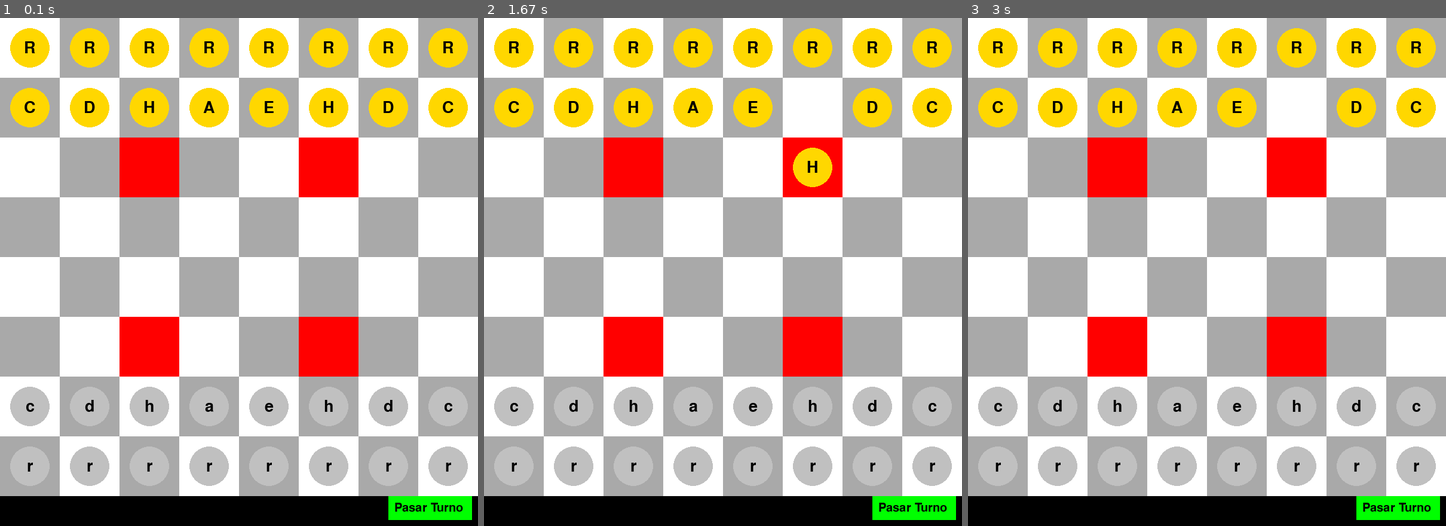
Above: before the commit, frames 1-3 (left to right).
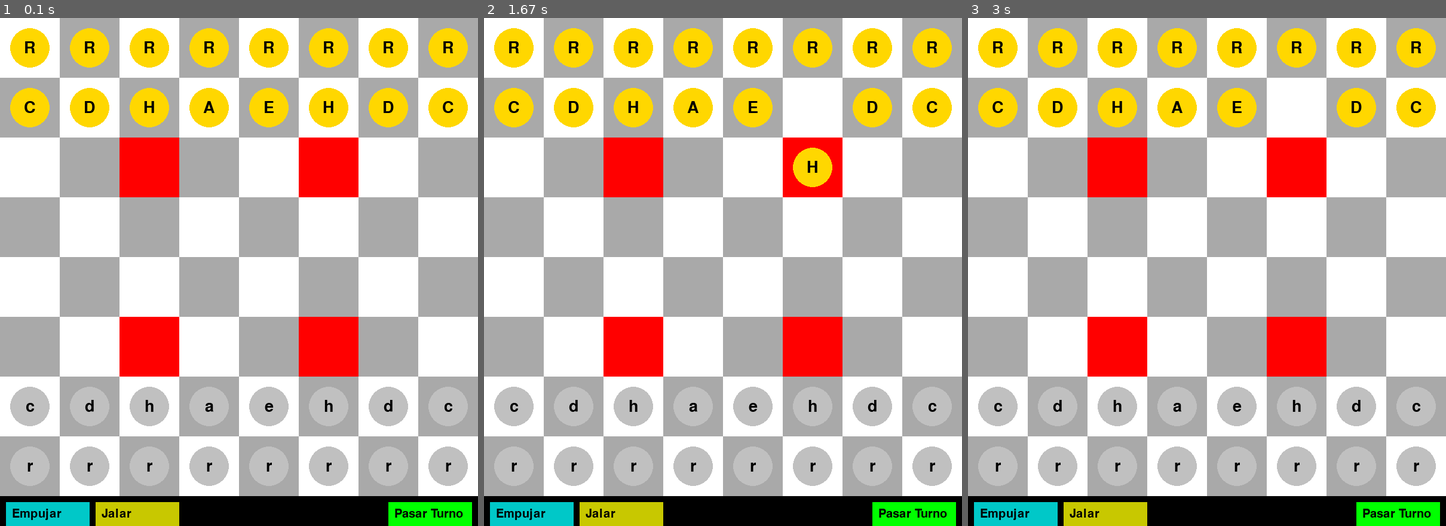
Above: after the commit, the same moments.

Repository: RamSterB/Arimaa
Game: pygame game, started from arimaa_GUI_pygame.py
Same seed, same stepped clock (60 frames per second), same inputs: the game is played once before the commit and once after it.
Inputs (mouse positions are in pixels of both pictures, inside the frame that each line leads up to):
- Up to frame 1 (0.1 s): no input
- Up to frame 2 (1.67 s): press the mouse at (723, 307) at 0.37 s; move the mouse to (665, 292) at 0.47 s; release the mouse at (608, 277) at 0.6 s; click (794, 94) at 0.72 s; press the mouse at (794, 94) at 1.03 s; move the mouse to (785, 175) at 1.13 s; release the mouse at (780, 256) at 1.27 s; press the mouse at (622, 515) at 1.37 s; move the mouse to (589, 368) at 1.47 s; release the mouse at (560, 221) at 1.6 s
- Up to frame 3 (3 s): press the mouse at (1015, 515) at 1.7 s; move the mouse to (1044, 434) at 1.8 s; release the mouse at (1073, 353) at 1.93 s; press the mouse at (1398, 515) at 2.53 s; move the mouse to (1293, 297) at 2.63 s; release the mouse at (1187, 84) at 2.77 s

The runs differ from the first frame. In frame 1, 2.2% of the frame differs, in the area x 1-99%, y 94-100%; in frame 2, 2.2%; in frame 3, 2.2%.

Commit message:
pull and push

Diff:
--- a/arimaa_GUI_pygame.py
+++ b/arimaa_GUI_pygame.py
@@ -29,6 +29,11 @@
         self.moves_made = 0
         # Añadir el botón de pasar turno
         self.pass_turn_button = pygame.Rect(WINDOW_SIZE - 150, WINDOW_SIZE, 140, 40)
+        # Botones adicionales
+        self.pass_turn_button = pygame.Rect(WINDOW_SIZE - 150, WINDOW_SIZE + 10, 140, 40)
+        self.push_button = pygame.Rect(10, WINDOW_SIZE + 10, 140, 40)
+        self.pull_button = pygame.Rect(160, WINDOW_SIZE + 10, 140, 40)
+        self.action_mode = None  # 'push', 'pull', o None para movimientos normales
 
     def draw_board(self):
         """Dibuja el tablero de juego."""
@@ -42,10 +47,19 @@
                 pygame.draw.rect(self.screen, color, rect)
 
         # Dibuja el botón de pasar turno
-        pygame.draw.rect(self.screen, (0, 255, 0), self.pass_turn_button)  # Color verde para el botón
+        self.draw_buttons()
+
+    def draw_buttons(self):
+        """Dibuja los botones de control."""
+        pygame.draw.rect(self.screen, (0, 255, 0), self.pass_turn_button)  # Botón de pasar turno
+        pygame.draw.rect(self.screen, (0, 200, 200), self.push_button)  # Botón de empujar
+        pygame.draw.rect(self.screen, (200, 200, 0), self.pull_button)  # Botón de jalar
+
+        # Añadir texto a los botones
         font = pygame.font.SysFont(None, 30)
-        text = font.render("Pasar Turno", True, (0, 0, 0))
-        self.screen.blit(text, (self.pass_turn_button.x + 10, self.pass_turn_button.y + 10))
+        self.screen.blit(font.render("Pasar Turno", True, BLACK), (self.pass_turn_button.x + 10, self.pass_turn_button.y + 10))
+        self.screen.blit(font.render("Empujar", True, BLACK), (self.push_button.x + 10, self.push_button.y + 10))
+        self.screen.blit(font.render("Jalar", True, BLACK), (self.pull_button.x + 10, self.pull_button.y + 10))
 
     def draw_pieces(self):
         """Dibuja las piezas en el tablero."""
@@ -84,17 +98,25 @@
             if event.type == pygame.QUIT:
                 self.running = False
             elif event.type == pygame.MOUSEBUTTONDOWN:
-                position = self.get_clicked_position(event.pos)
-                self.handle_mouse_down(position)
-                 # Detecta el clic en el botón de pasar turno
                 if self.pass_turn_button.collidepoint(event.pos):
                     self.pass_turn()
-
+                elif self.push_button.collidepoint(event.pos):
+                    self.action_mode = 'push'
+                    self.dragging_path = []  # Limpiar cualquier selección anterior
+                    print("Modo: Empujar activado")
+                elif self.pull_button.collidepoint(event.pos):
+                    self.action_mode = 'pull'
+                    self.dragging_path = []  # Limpiar cualquier selección anterior
+                    print("Modo: Jalar activado")
+                else:
+                    position = self.get_clicked_position(event.pos)
+                    self.handle_mouse_down(position)
             elif event.type == pygame.MOUSEBUTTONUP:
                 position = self.get_clicked_position(event.pos)
                 self.handle_mouse_up(position)
             elif event.type == pygame.MOUSEMOTION:
                 self.handle_mouse_motion(event.pos)
+
 
     def pass_turn(self):
         """Maneja la acción de pasar el turno."""
@@ -111,23 +133,62 @@
             self.dragging_piece = True
             self.dragging_path = [position]
 
+
     def handle_mouse_up(self, position):
-        """Maneja el fin del arrastre."""
+        """Maneja el fin del arrastre y acciones especiales."""
         if self.dragging_piece:
-            self.dragging_path.append(position)
+            # Añadir la posición seleccionada
+            if position not in self.dragging_path:
+                self.dragging_path.append(position)
+
+            # Verificar la cantidad de posiciones seleccionadas
             try:
-                for i in range(1, 5):
-                    self.game.move_piece(self.dragging_path[i - 1], self.dragging_path[i])
-                    self.moves_made += 1
-                    if self.game.steps_taken >= 4:
-                        self.moves_made = 0
-                        self.game.change_turn(TRAP_POSITIONS)
-                self.selected_piece = None
-
+                if self.action_mode == 'push' and len(self.dragging_path) == 3:
+                    self.handle_push_action()
+                elif self.action_mode == 'pull' and len(self.dragging_path) == 3:
+                    self.handle_pull_action()
+                elif self.action_mode is None:
+                    self.handle_normal_move()
+                elif len(self.dragging_path) < 2:
+                    print(f"Selecciona más posiciones: {len(self.dragging_path)}/3 seleccionadas.")
+                else:
+                    print(f"{self.action_mode.capitalize()} inválido: seleccione correctamente las posiciones.")
             except ValueError as e:
-                print(e)
-            self.dragging_piece = False
-            self.dragging_path = []
+                print(f"Error: {e}")
+
+            # Resetear después de realizar una acción
+            if len(self.dragging_path) >= 3 or self.action_mode is None:
+                self.dragging_piece = False
+                self.dragging_path = []
+                self.action_mode = None
+
+
+
+    def handle_push_action(self):
+        """Maneja la acción de empujar."""
+        if len(self.dragging_path) == 3:
+            pusher_pos, pushed_pos, new_pos = self.dragging_path
+            try:
+                self.game.push_piece(pusher_pos, pushed_pos, new_pos)
+                self.moves_made += 2
+                print(f"Empuje exitoso: {pusher_pos} empujó {pushed_pos} a {new_pos}")
+            except ValueError as e:
+                print(f"Error al empujar: {e}")
+        else:
+            print(f"Empuje inválido: seleccione exactamente 3 posiciones. Actualmente: {len(self.dragging_path)}")
+
+    def handle_pull_action(self):
+        """Maneja la acción de jalar."""
+        if len(self.dragging_path) == 3:
+            puller_pos, pulled_pos, new_pos = self.dragging_path
+            try:
+                self.game.pull_piece(puller_pos, pulled_pos, new_pos)
+                self.moves_made += 2
+                print(f"Jalada exitosa: {puller_pos} jaló {pulled_pos} a {new_pos}")
+            except ValueError as e:
+                print(f"Error al jalar: {e}")
+        else:
+            print(f"Jalada inválida: seleccione exactamente 3 posiciones. Actualmente: {len(self.dragging_path)}")
 
 
 
@@ -135,8 +196,17 @@
         """Maneja el movimiento mientras se arrastra."""
         if self.dragging_piece:
             current_position = self.get_clicked_position(pos)
-            if current_position != self.dragging_path[-1]:
+            if current_position not in self.dragging_path:  # Evitar duplicados
                 self.dragging_path.append(current_position)
+
+    def handle_normal_move(self):
+        """Maneja un movimiento normal."""
+        for i in range(1, len(self.dragging_path)):
+            self.game.move_piece(self.dragging_path[i - 1], self.dragging_path[i])
+            self.moves_made += 1
+            if self.game.steps_taken >= 4:
+                self.moves_made = 0
+                self.game.change_turn(TRAP_POSITIONS)
 
 if __name__ == "__main__":
     gui = ArimaaPygame()
--- a/arimaa_game_logic.py
+++ b/arimaa_game_logic.py
@@ -104,49 +104,72 @@
 
     def push_piece(self, pusher_pos, pushed_pos, new_pos):
         """Empuja una pieza enemiga a una nueva posición."""
+        if self.steps_taken + 2 > 4:
+            raise ValueError("Empuje inválido: no se pueden tomar más de 4 pasos en un turno.")
+
         pusher = self.get_piece_at(pusher_pos)
         pushed = self.get_piece_at(pushed_pos)
 
+        # Validar que ambas piezas existen
         if not pusher or not pushed:
             raise ValueError("Empuje inválido: falta una pieza.")
 
+        # El empujador debe ser más fuerte que la pieza empujada
         if self.piece_weights[pusher] <= self.piece_weights[pushed]:
             raise ValueError("Empuje inválido: el empujador debe ser más fuerte que la pieza empujada.")
 
+        # La nueva posición debe estar vacía
         if self.board[new_pos[0]][new_pos[1]] is not None:
             raise ValueError("Empuje inválido: la nueva posición debe estar vacía.")
 
+        # Validar que las posiciones son adyacentes
+        if abs(pusher_pos[0] - pushed_pos[0]) + abs(pusher_pos[1] - pushed_pos[1]) != 1:
+            raise ValueError("Empuje inválido: el empujador no está adyacente a la pieza empujada.")
         if abs(pushed_pos[0] - new_pos[0]) + abs(pushed_pos[1] - new_pos[1]) != 1:
-            raise ValueError("Empuje inválido: la pieza empujada solo puede moverse una casilla.")
+            raise ValueError("Empuje inválido: la nueva posición no está adyacente a la pieza empujada.")
 
         # Realizar el empuje
-        self.board[pusher_pos[0]][pusher_pos[1]] = None
-        self.board[new_pos[0]][new_pos[1]] = pushed
-        self.board[pushed_pos[0]][pushed_pos[1]] = pusher
+        self.board[pusher_pos[0]][pusher_pos[1]] = None  # El empujador deja su posición
+        self.board[new_pos[0]][new_pos[1]] = pushed     # La pieza empujada se mueve
+        self.board[pushed_pos[0]][pushed_pos[1]] = pusher  # El empujador toma el lugar de la pieza empujada
         self.steps_taken += 2
+
 
     def pull_piece(self, puller_pos, pulled_pos, new_pos):
         """Jala una pieza enemiga hacia la posición anterior del jalador."""
+
+        if self.steps_taken + 2 > 4:
+            raise ValueError("Empuje inválido: no se pueden tomar más de 4 pasos en un turno.")
+
         puller = self.get_piece_at(puller_pos)
         pulled = self.get_piece_at(pulled_pos)
 
+        # Validar que ambas piezas existen
         if not puller or not pulled:
             raise ValueError("Jalada inválida: falta una pieza.")
 
+        # El jalador debe ser más fuerte que la pieza jalada
         if self.piece_weights[puller] <= self.piece_weights[pulled]:
             raise ValueError("Jalada inválida: el jalador debe ser más fuerte que la pieza jalada.")
 
+        # La nueva posición debe estar vacía
         if self.board[new_pos[0]][new_pos[1]] is not None:
             raise ValueError("Jalada inválida: la nueva posición debe estar vacía.")
 
+        # Validar que las posiciones son adyacentes
+        if abs(puller_pos[0] - pulled_pos[0]) + abs(puller_pos[1] - pulled_pos[1]) != 1:
+            raise ValueError("Jalada inválida: el jalador no está adyacente a la pieza jalada.")
         if abs(puller_pos[0] - new_pos[0]) + abs(puller_pos[1] - new_pos[1]) != 1:
-            raise ValueError("Jalada inválida: la posición del jalador solo puede moverse una casilla.")
+            raise ValueError("Jalada inválida: la nueva posición no está adyacente al jalador.")
 
         # Realizar la jalada
-        self.board[pulled_pos[0]][pulled_pos[1]] = None
-        self.board[new_pos[0]][new_pos[1]] = puller
-        self.board[puller_pos[0]][puller_pos[1]] = pulled
+        self.board[puller_pos[0]][puller_pos[1]] = None  # El jalador deja su posición
+        self.board[pulled_pos[0]][pulled_pos[1]] = None  # La pieza jalada deja su posición original
+        self.board[new_pos[0]][new_pos[1]] = puller     # El jalador se mueve a la nueva posición
+        self.board[puller_pos[0]][puller_pos[1]] = pulled  # La pieza jalada toma el lugar del jalador
         self.steps_taken += 2
+
+
 
     def check_victory_conditions(self):
         """Verifica si se han cumplido las condiciones de victoria."""
